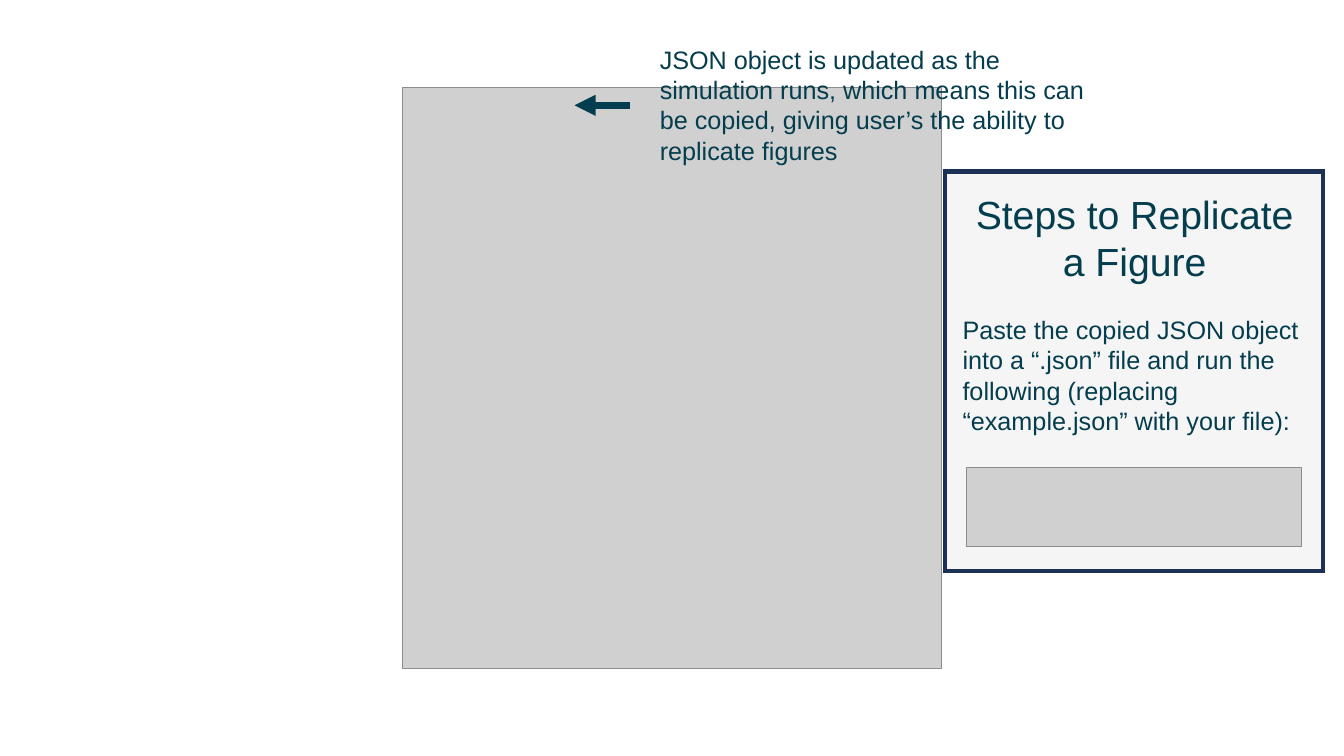
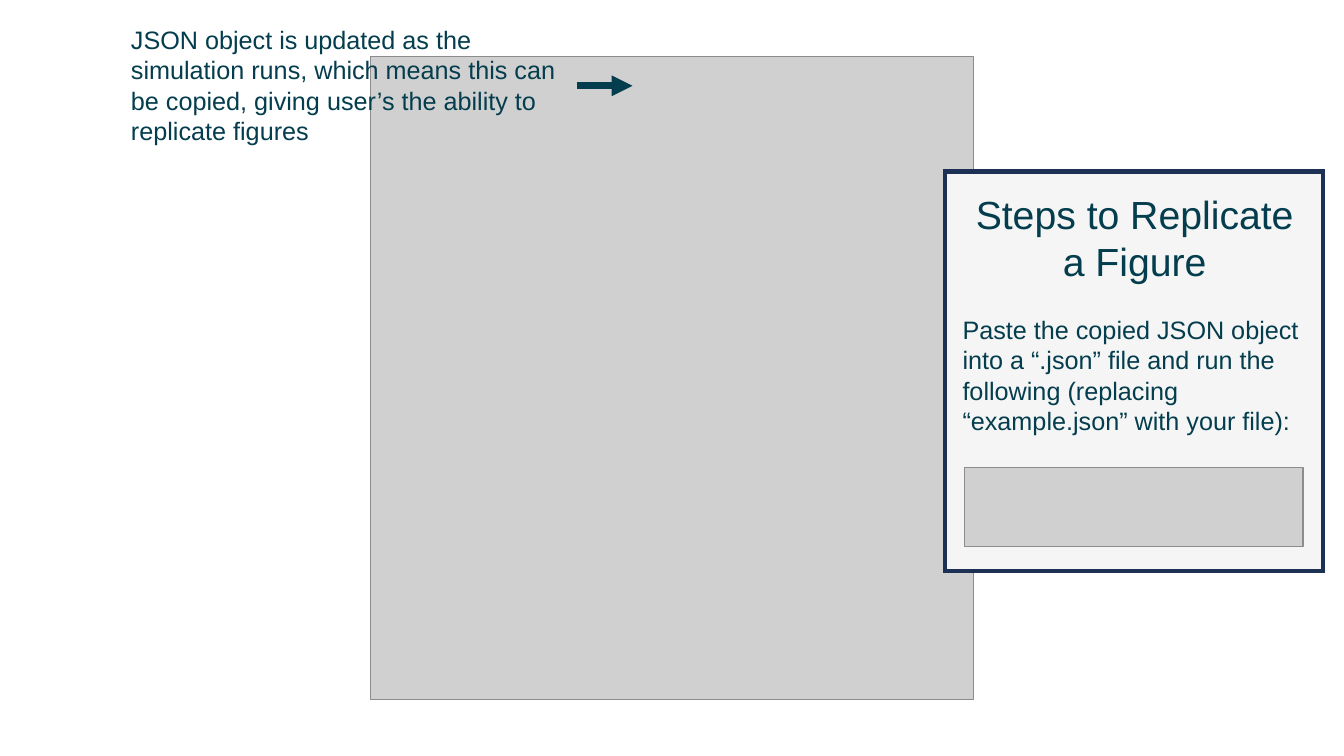
Before and after one commit to kitchensjn/tskit_arg_visualizer, a slide deck: slide 21 of tskit_presentation.pptx. Drawn at 1344x756 pixels with LibreOffice and Linux fonts; fonts in the diff are those of the drawing; grey boxes stand for pictures. Boxes give left, top, right and bottom in pixels: in the first picture for what was removed or moved away, otherwise in the second. Text is boxed around its words. In the diff, an @@ line names an element or a change of style, - is before the commit and + after.

```diff
--- a/tskit_presentation.pptx
+++ b/tskit_presentation.pptx
@@ text "JSON object is updated as ..." moved from (x1=660, y1=50, x2=1084, y2=165) to (x1=131, y1=30, x2=555, y2=146) @@
@@ picture resized from (x1=403, y1=88, x2=942, y2=668) to (x1=370, y1=56, x2=973, y2=701) @@
@@ arrow moved from (630, 106) - (575, 106) to (577, 86) - (633, 86) @@
```
Also in this commit, not shown: 8 other slides changed, 3 slides added, 3 slides removed, 3 other files.
